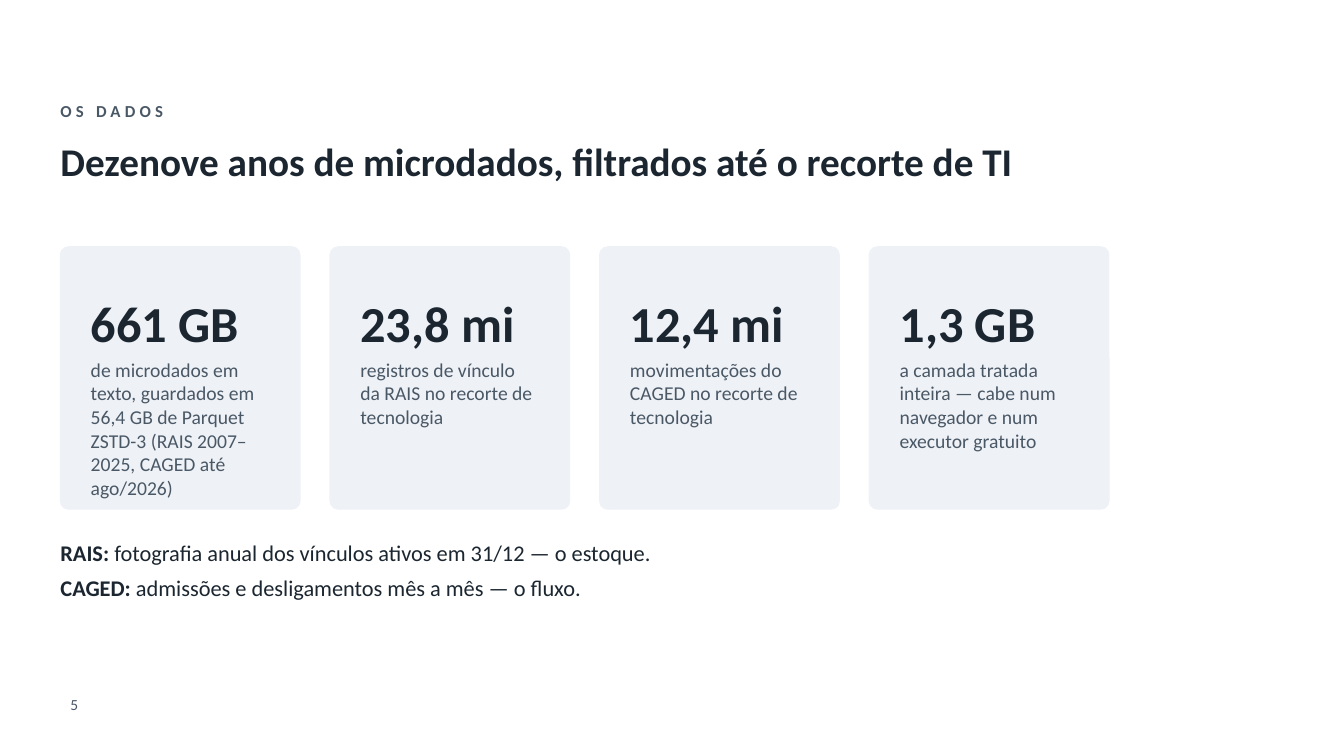
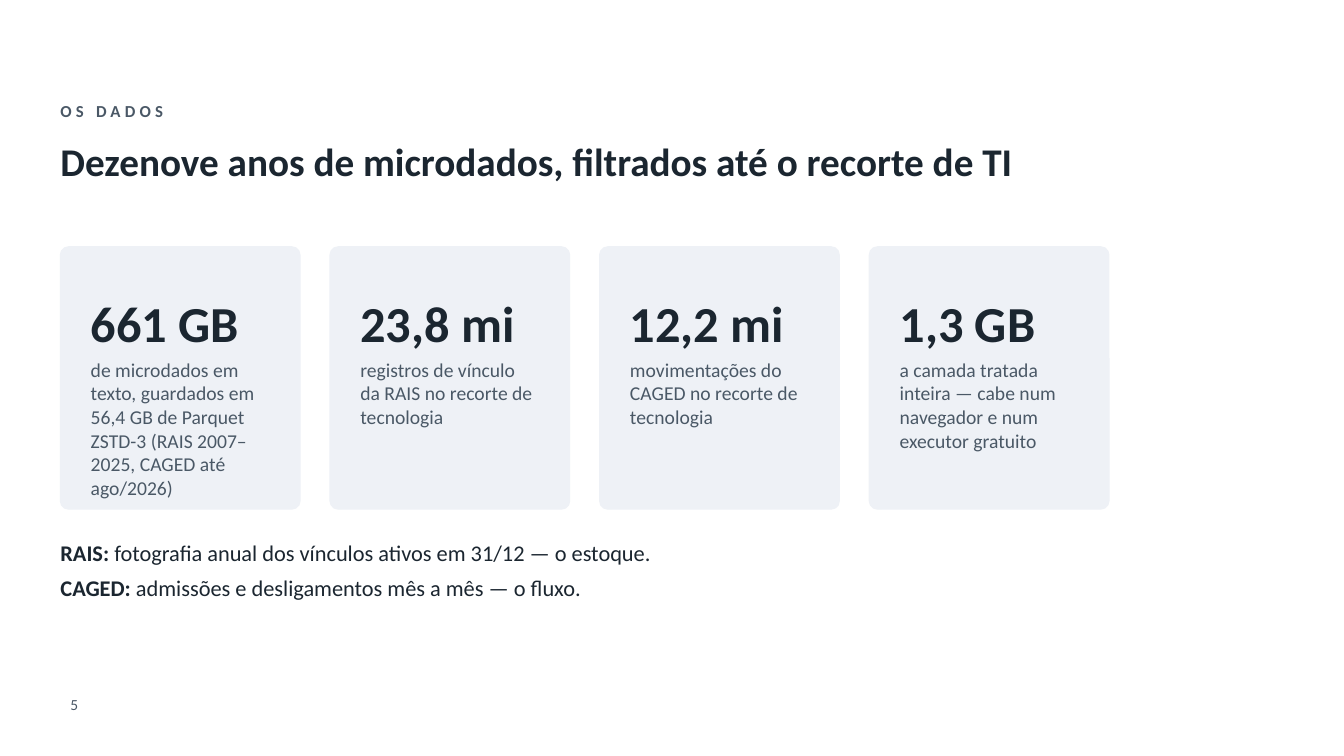
Before and after one commit to GianSE/mercadotech, a slide deck: slide 5 of apresentacao/apresentacao-tcc2.pptx. Drawn at 1344x756 pixels with LibreOffice and Linux fonts; fonts in the diff are those of the drawing; background and template pictures are left out. Boxes give left, top, right and bottom in pixels: in the first picture for what was removed or moved away, otherwise in the second. Text is boxed around its words. In the diff, an @@ line names an element or a change of style, - is before the commit and + after.

```diff
--- a/apresentacao/apresentacao-tcc2.pptx
+++ b/apresentacao/apresentacao-tcc2.pptx
@@ text at (630,306,784,349): text changed @@
-12,4 mi
+12,2 mi
```
Also in this commit, not shown: 4 other slides changed, 18 other files.
